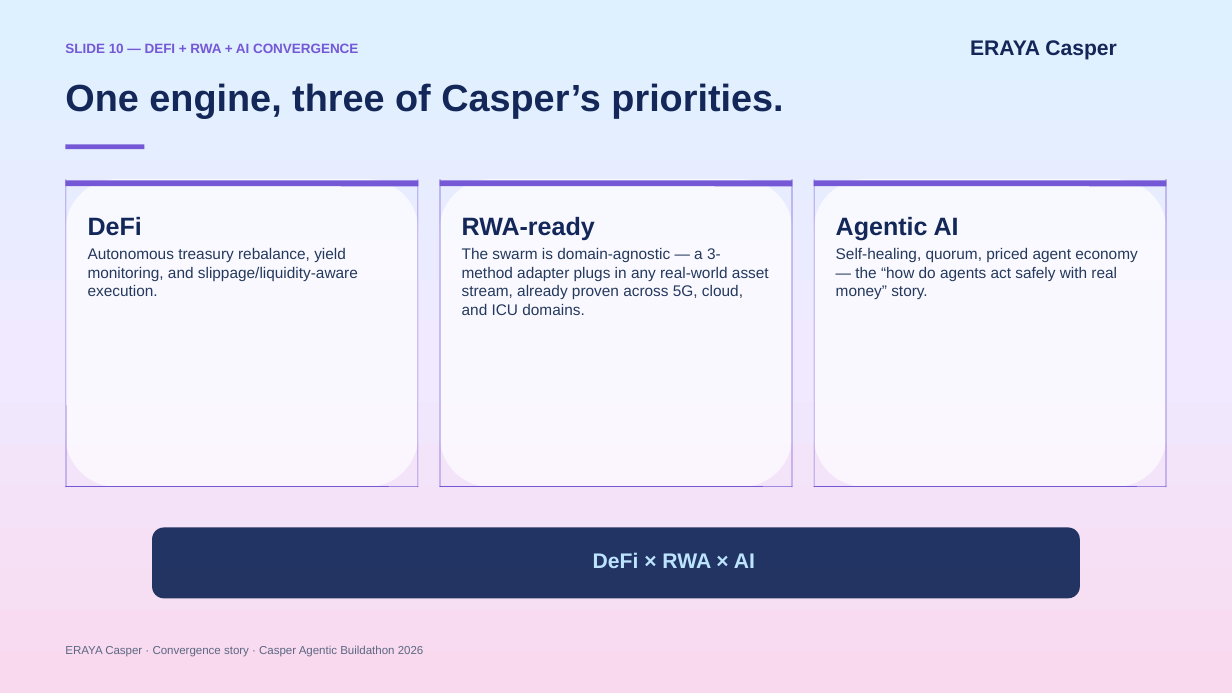
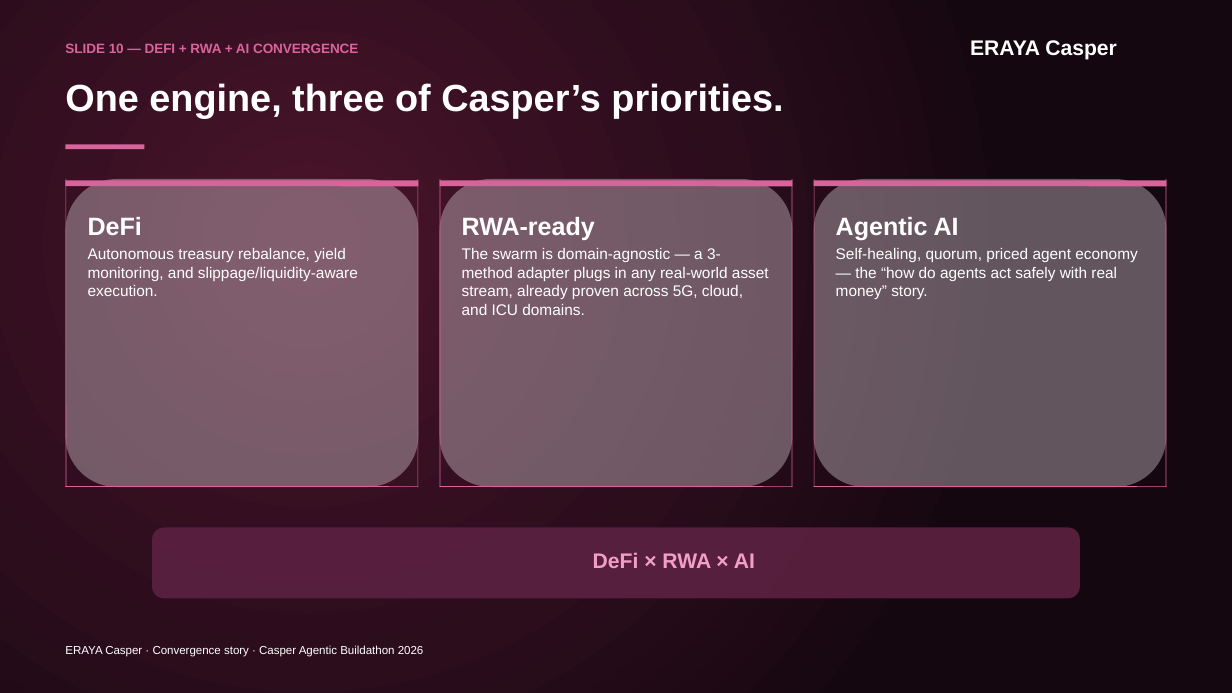
Before and after one commit to martian3062/eraya_microsoft, a slide deck: slide 10 of eraya.pptx. Drawn at 1232x693 pixels with LibreOffice and Linux fonts; fonts in the diff are those of the drawing. Boxes give left, top, right and bottom in pixels: in the first picture for what was removed or moved away, otherwise in the second. Text is boxed around its words. In the diff, an @@ line names an element or a change of style, - is before the commit and + after.

```diff
--- a/eraya.pptx
+++ b/eraya.pptx
@@ background gradient #DDF1FF to #F0E9FF to #F9D9EE to gradient #4A142B to #2B0D1C to #150710 @@
@@ text "SLIDE 10 — DEFI + ..." at box(65, 43, 358, 53): text colour #7558D6 to #D9649B @@
@@ text "ERAYA Casper" at box(970, 40, 1117, 60): text colour #142657 to #FFFFFF @@
@@ rectangle at box(65, 144, 144, 149): fill #7558D6 to #D9649B @@
@@ line (66, 179) - (66, 487): stroke #7558D6 0.75 pt to #D9649B 0.75 pt @@
@@ line (418, 179) - (418, 487): stroke #7558D6 0.75 pt to #D9649B 0.75 pt @@
@@ line (440, 179) - (440, 487): stroke #7558D6 0.75 pt to #D9649B 0.75 pt @@
@@ line (792, 179) - (792, 487): stroke #7558D6 0.75 pt to #D9649B 0.75 pt @@
@@ fill #FFFFFF at 70% opacity to #D8CCD3 at 40% opacity in 3 elements at box(65, 179, 418, 487), box(440, 179, 793, 487), box(814, 179, 1167, 487) @@
@@ line (814, 179) - (814, 487): stroke #7558D6 0.75 pt to #D9649B 0.75 pt @@
@@ line (1166, 179) - (1166, 487): stroke #7558D6 0.75 pt to #D9649B 0.75 pt @@
@@ line (65, 184) - (418, 184): stroke #7558D6 6.75 pt to #D9649B 6.75 pt @@
@@ line (440, 184) - (792, 184): stroke #7558D6 6.75 pt to #D9649B 6.75 pt @@
@@ line (814, 184) - (1167, 184): stroke #7558D6 6.75 pt to #D9649B 6.75 pt @@
@@ text colour #132758 to #FFFFFF in 4 elements at box(65, 83, 783, 118), box(88, 217, 142, 235), box(462, 217, 595, 240), box(836, 217, 959, 241) @@
@@ text colour #24395D to #FFFFFF in 3 elements at box(88, 248, 358, 296), box(462, 248, 769, 315), box(836, 248, 1137, 299) @@
@@ line (65, 487) - (418, 487): stroke #7558D6 0.75 pt to #D9649B 0.75 pt @@
@@ line (440, 487) - (792, 487): stroke #7558D6 0.75 pt to #D9649B 0.75 pt @@
@@ line (814, 487) - (1167, 487): stroke #7558D6 0.75 pt to #D9649B 0.75 pt @@
@@ rounded rectangle at box(152, 527, 1080, 598): fill #132758 at 93% opacity to #5A2140 at 93% opacity @@
@@ text "DeFi × RWA × AI" at box(593, 552, 755, 568): text colour #BDE4FF to #F29EC7 @@
@@ text "ERAYA Casper · Convergence story ..." at box(65, 645, 424, 657): text colour #5C6782 to #FFFFFF @@
```
Also in this commit, not shown: 11 other slides changed, 1 slide added, 1 slide removed, 28 other files.
